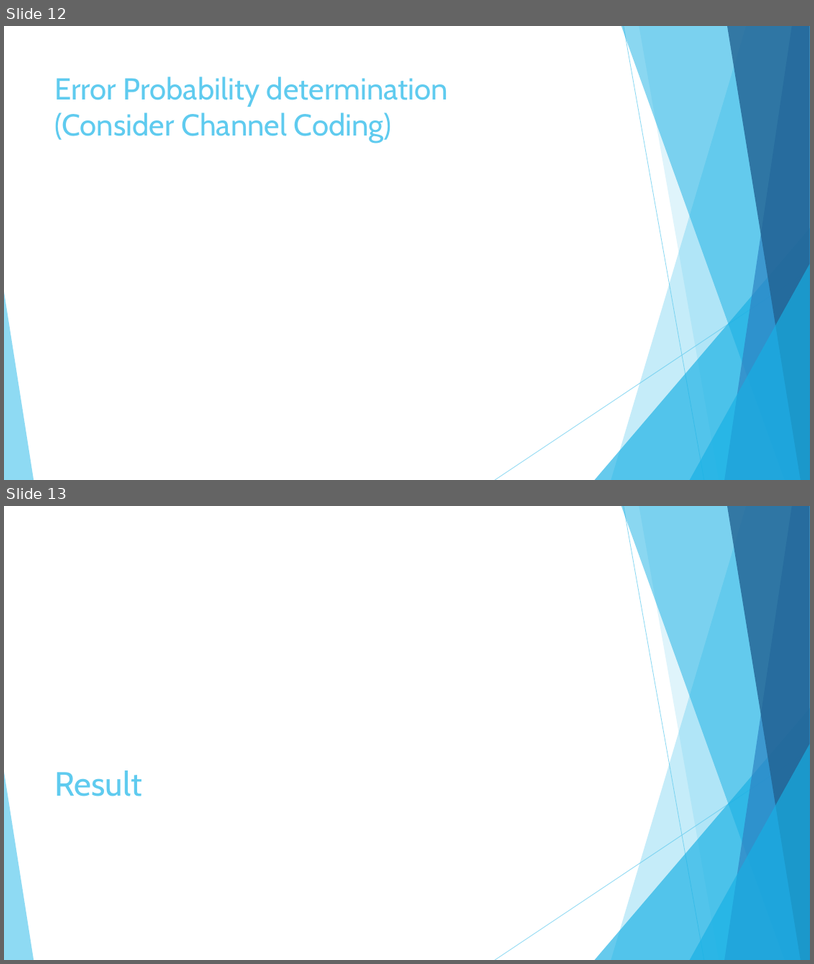
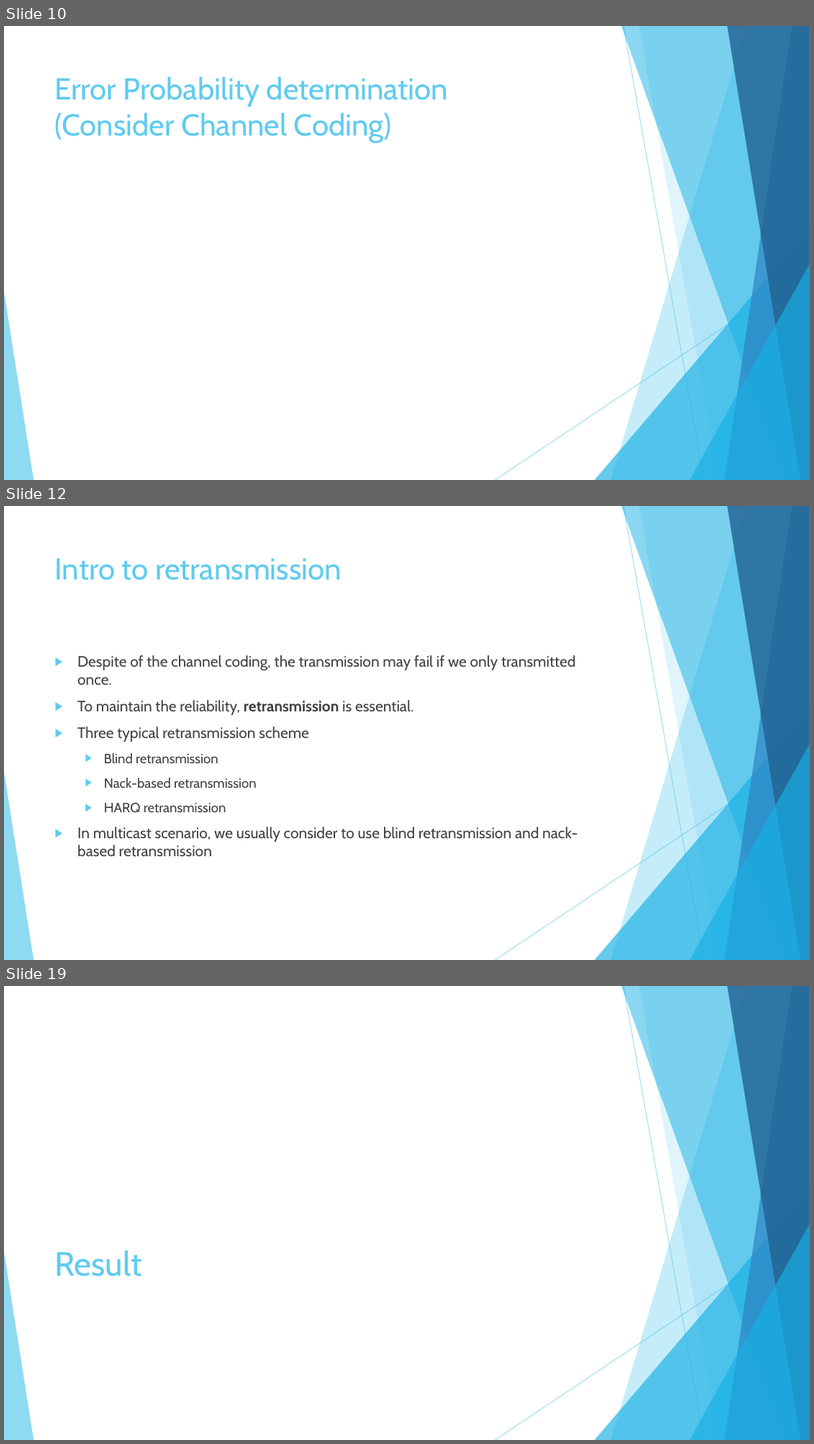
Before and after one commit to hungchun0201/Reliable_multicast_simulation, a slide deck: Final_project_reliable_multicast_retransmission_scheme.pptx. Shown one above the other, each under a label of ours: slides 12 and 13 before the commit, slides 10, 12 and 19 after it; the slides between them are not shown. The pictures are 814x964 and 814x1444 pixels, drawn with LibreOffice and Linux fonts; fonts in the diff are those of the drawing. Boxes give left, top, right and bottom in pixels: in the first picture for what was removed or moved away, otherwise in the second. Text is boxed around its words. In the diff, an @@ line names an element or a change of style, - is before the commit and + after.

```diff
--- a/Final_project_reliable_multicast_retransmission_scheme.pptx
+++ b/Final_project_reliable_multicast_retransmission_scheme.pptx
@@ slide 12 added at (x1=4, y1=506, x2=810, y2=960), background #FFFFFF; not listed: 10 template elements that a slide beside it also shows @@
@@ title added at (x1=55, y1=558, x2=342, y2=580), 36 pt, text #5FCBEF @@
+Intro to retransmission
@@ text added at (x1=77, y1=655, x2=578, y2=856), 18 pt, text #404040 @@
+▶ Despite of the channel coding, the transmission may fail if we only transmitted once.
+▶ To maintain the reliability, retransmission is essential.
+▶ Three typical retransmission scheme
+  ▶ Blind retransmission
+  ▶ Nack-based retransmission
+  ▶ HARQ retransmission
+▶ In multicast scenario, we usually consider to use blind retransmission and nack-based retransmission
@@ what was slide 12 is now slide 10 @@
@@ what was slide 13 is now slide 19 @@
```
Also in this commit, not shown: 6 slides changed, 12 other slides added, 3 slides removed, 10 other files.
